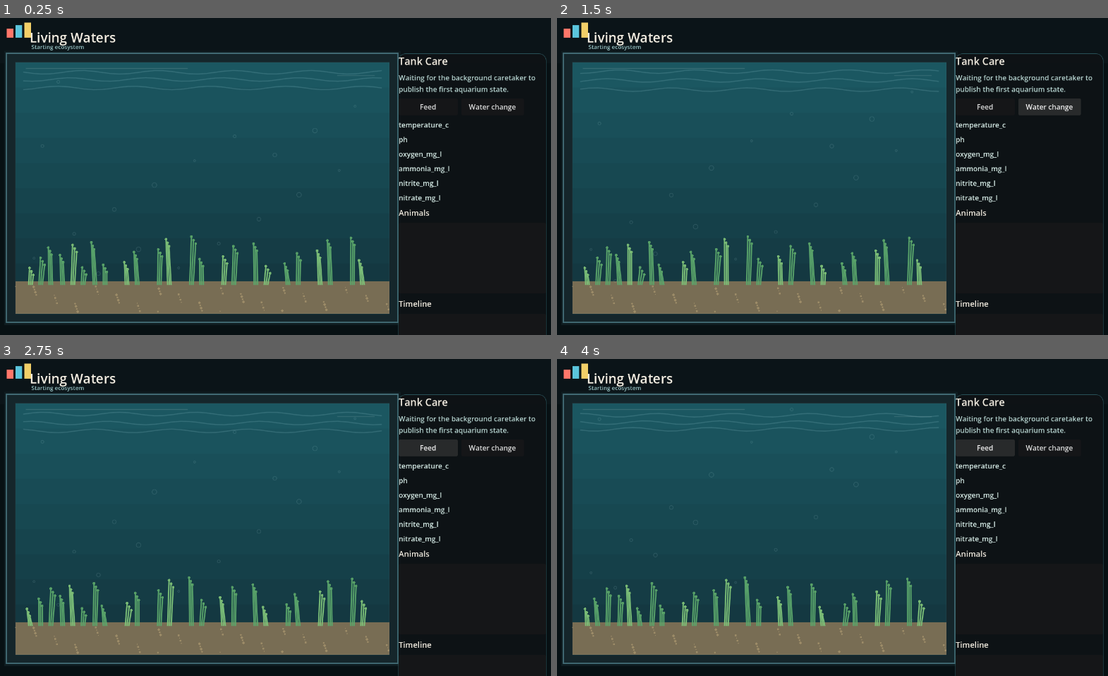
Above: before the commit, frames 1-4 (two rows, left to right).
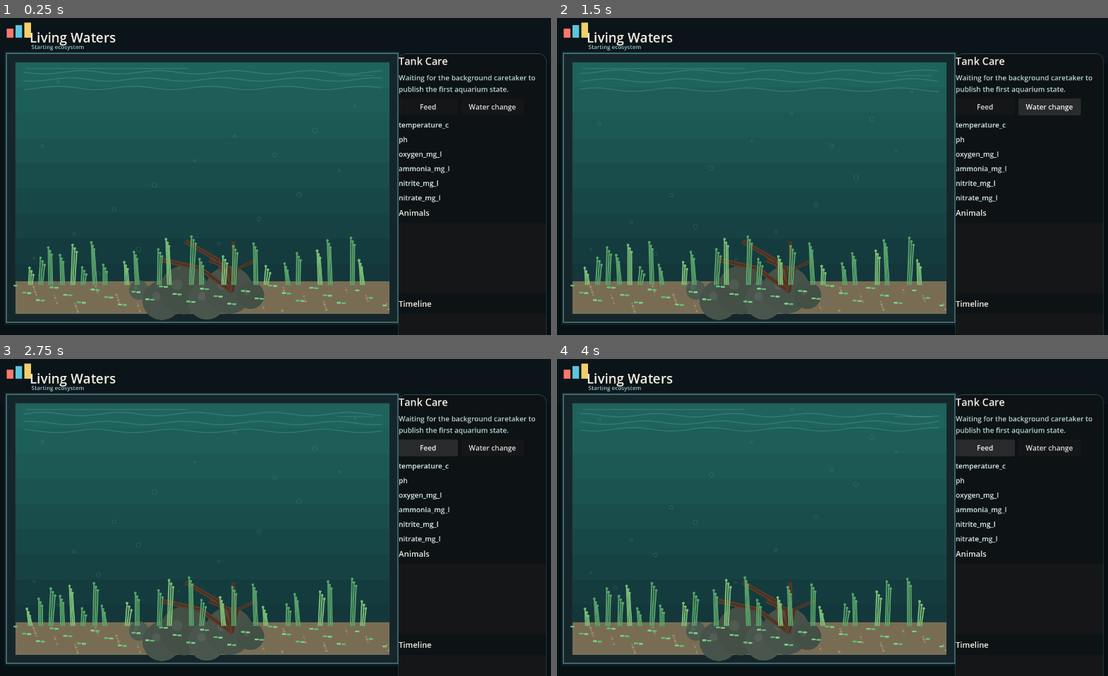
Above: after the commit, the same moments.

Repository: EgeDorukDeveci/living-waters
Game: Godot game, scene res://scenes/main.tscn
Two runs of this game, one before a commit and one after it. Both use one fixed random seed, a clock stepped at 60 frames per second and the inputs below.
Inputs:
- Up to frame 1 (0.25 s): no input
- Up to frame 2 (1.5 s): click "Feed" at 0.5 s; click "Water change" at 1.25 s
- Up to frame 3 (2.75 s): click "Feed" at 2 s
- Up to frame 4 (4 s): click "Water change" at 2.75 s; click "Feed" at 3.5 s

The runs differ from the first frame. In frame 1, 3.2% of the frame differs, in the area x 2-71%, y 69-96%; in frame 2, 3.2%; in frame 3, 3.2%; in frame 4, 3.2%.

Commit message:
Add greenscape aquarium species catalogue

Diff:
--- a/data/species/freshwater_v1.json
+++ b/data/species/freshwater_v1.json
@@ -150,6 +150,134 @@
         "https://www.iucnredlist.org/",
         "https://pmc.ncbi.nlm.nih.gov/articles/PMC10451808/"
       ]
+    },
+    {
+      "id": "harlequin_rasbora",
+      "common_name": "Harlequin rasbora",
+      "scientific_name": "Trigonostigma heteromorpha",
+      "color": "#f08f48",
+      "accent": "#1b1f26",
+      "adult_cm": 5.0,
+      "lifespan_years": 6,
+      "minimum_litres": 54,
+      "minimum_tank_length_cm": 60,
+      "minimum_group": 6,
+      "preferred_group": 10,
+      "social": "schooling",
+      "swim_zone": "middle",
+      "temperature_c": {"ideal": [23, 25], "tolerated": [22, 27]},
+      "ph": {"ideal": [5.8, 7.0], "tolerated": [5.0, 7.2]},
+      "gh_dgh": {"ideal": [5, 12], "tolerated": [2, 15]},
+      "oxygen_min_mg_l": 5.0,
+      "nitrate_warning_mg_l": 20,
+      "bioload": 0.7,
+      "activity": 0.7,
+      "territoriality": 0.04,
+      "fin_nipping": 0.02,
+      "predator_mouth_cm": 0.28,
+      "diet": ["small_invertebrates", "insect_larvae", "prepared_micro_food"],
+      "visual_family": "rasbora",
+      "aquascape_affinity": ["greenscape", "blackwater"],
+      "sources": [
+        "https://www.fishbase.se/summary/Trigonostigma-heteromorpha",
+        "https://www.fishbase.se/Fieldguide/FieldGuideSummary.php?c_code=764&genusname=Trigonostigma&speciesname=heteromorpha"
+      ]
+    },
+    {
+      "id": "fancy_guppy",
+      "common_name": "Fancy guppy",
+      "scientific_name": "Poecilia reticulata",
+      "color": "#50c4df",
+      "accent": "#ffb84d",
+      "adult_cm": 5.5,
+      "lifespan_years": 3,
+      "minimum_litres": 40,
+      "minimum_tank_length_cm": 45,
+      "minimum_group": 3,
+      "preferred_group": 6,
+      "social": "loose_group",
+      "swim_zone": "upper",
+      "temperature_c": {"ideal": [23, 26], "tolerated": [22, 28]},
+      "ph": {"ideal": [7.0, 8.0], "tolerated": [6.8, 8.5]},
+      "gh_dgh": {"ideal": [9, 19], "tolerated": [8, 25]},
+      "oxygen_min_mg_l": 5.0,
+      "nitrate_warning_mg_l": 25,
+      "bioload": 0.62,
+      "activity": 0.78,
+      "territoriality": 0.08,
+      "fin_nipping": 0.08,
+      "predator_mouth_cm": 0.25,
+      "diet": ["zooplankton", "small_insects", "detritus", "prepared_food"],
+      "visual_family": "guppy",
+      "aquascape_affinity": ["greenscape", "community"],
+      "sources": [
+        "https://www.fishbase.se/summary/Poecilia-reticulata",
+        "https://www.fishbase.se/FieldGuide/FieldGuideSummary.php?c_code=404&genusname=Poecilia&speciesname=reticulata"
+      ]
+    },
+    {
+      "id": "honey_gourami",
+      "common_name": "Honey gourami",
+      "scientific_name": "Trichogaster chuna",
+      "color": "#f2b04a",
+      "accent": "#6a3c1d",
+      "adult_cm": 6.0,
+      "lifespan_years": 5,
+      "minimum_litres": 60,
+      "minimum_tank_length_cm": 60,
+      "minimum_group": 2,
+      "preferred_group": 3,
+      "social": "pair_or_small_group",
+      "swim_zone": "upper",
+      "temperature_c": {"ideal": [24, 27], "tolerated": [22, 28]},
+      "ph": {"ideal": [6.4, 7.4], "tolerated": [6.0, 8.0]},
+      "gh_dgh": {"ideal": [5, 14], "tolerated": [3, 19]},
+      "oxygen_min_mg_l": 4.5,
+      "nitrate_warning_mg_l": 20,
+      "bioload": 1.0,
+      "activity": 0.42,
+      "territoriality": 0.35,
+      "fin_nipping": 0.05,
+      "predator_mouth_cm": 0.45,
+      "diet": ["insect_larvae", "small_crustaceans", "prepared_food"],
+      "visual_family": "gourami",
+      "aquascape_affinity": ["greenscape", "floating_plants"],
+      "sources": [
+        "https://www.fishbase.se/summary/trichogaster-chuna.html",
+        "https://www.fishbase.org/summary/11201"
+      ]
+    },
+    {
+      "id": "kuhli_loach",
+      "common_name": "Kuhli loach",
+      "scientific_name": "Pangio kuhlii",
+      "color": "#c7984e",
+      "accent": "#372219",
+      "adult_cm": 10.0,
+      "lifespan_years": 8,
+      "minimum_litres": 75,
+      "minimum_tank_length_cm": 75,
+      "minimum_group": 5,
+      "preferred_group": 8,
+      "social": "shoaling",
+      "swim_zone": "bottom",
+      "temperature_c": {"ideal": [24, 28], "tolerated": [24, 30]},
+      "ph": {"ideal": [5.8, 6.8], "tolerated": [5.5, 7.2]},
+      "gh_dgh": {"ideal": [1, 5], "tolerated": [1, 8]},
+      "oxygen_min_mg_l": 5.0,
+      "nitrate_warning_mg_l": 20,
+      "bioload": 0.85,
+      "activity": 0.5,
+      "territoriality": 0.01,
+      "fin_nipping": 0.0,
+      "predator_mouth_cm": 0.15,
+      "diet": ["worms", "benthic_invertebrates", "sinking_pellet", "detritus"],
+      "visual_family": "loach",
+      "aquascape_affinity": ["greenscape", "leaf_litter", "soft_sand"],
+      "sources": [
+        "https://fishbase.se/summary/12276",
+        "https://www.fishbase.se/Fieldguide/FieldGuideSummary.php?c_code=764&genusname=Pangio&speciesname=kuhlii"
+      ]
     }
   ]
 }
--- a/scripts/Main.gd
+++ b/scripts/Main.gd
@@ -49,6 +49,7 @@
 func _draw() -> void:
 	_draw_room()
 	_draw_aquarium()
+	_draw_hardscape()
 	_draw_plants()
 	_draw_bubbles()
 	_draw_animals()
@@ -284,11 +285,14 @@
 func _draw_aquarium() -> void:
 	var tank := _aquarium_rect()
 	var inner := _tank_inner()
+	var style := _aquascape_style()
 	draw_rect(tank, Color("#15262b"), true)
 	for i in range(10):
 		var ratio := float(i) / 10.0
 		var band := Rect2(inner.position.x, inner.position.y + inner.size.y * ratio, inner.size.x, inner.size.y / 10.0 + 1.0)
-		var color := Color("#12313a").lerp(Color("#1b5963"), 1.0 - ratio)
+		var top_color := Color("#1f665e") if style == "greenscape" else Color("#1b5963")
+		var bottom_color := Color("#102c33") if style == "greenscape" else Color("#12313a")
+		var color := bottom_color.lerp(top_color, 1.0 - ratio)
 		color.a = 0.96
 		draw_rect(band, color, true)
 	var water = state.get("water", {})
@@ -307,6 +311,9 @@
 	draw_rect(tank, Color("#416973"), false, 3.0)
 	draw_rect(inner, Color(1, 1, 1, 0.045), false, 1.0)
 
+func _aquascape_style() -> String:
+	return str(state.get("aquarium", {}).get("aquascape_style", "greenscape"))
+
 func _draw_wave(start: Vector2, width: float, color: Color, phase: float) -> void:
 	var points := PackedVector2Array()
 	for i in range(42):
@@ -315,9 +322,38 @@
 		points.push_back(Vector2(x, y))
 	draw_polyline(points, color, 2.0, true)
 
+func _draw_hardscape() -> void:
+	var inner := _tank_inner()
+	var sand_top := inner.end.y - SAND_HEIGHT
+	var center := inner.position.x + inner.size.x * 0.45
+	var stone_color := Color("#4d5a50")
+	for i in range(8):
+		var radius := 22.0 + float((i * 11) % 34)
+		var x := center + float(i - 3) * 34.0 + sin(i * 2.1) * 18.0
+		var y := sand_top + 20.0 + float(i % 3) * 12.0
+		draw_circle(Vector2(x, y), radius, stone_color.darkened(float(i % 4) * 0.04))
+		draw_circle(Vector2(x - radius * 0.28, y - radius * 0.22), radius * 0.22, Color(1, 1, 1, 0.06))
+	var root := Vector2(inner.position.x + inner.size.x * 0.58, sand_top + 24.0)
+	for branch in range(5):
+		var end := root + Vector2(-160.0 + branch * 54.0, -72.0 - float(branch % 2) * 42.0)
+		var bend := root.lerp(end, 0.46) + Vector2(18.0 * sin(branch), -20.0)
+		var curve := Curve2D.new()
+		curve.add_point(root)
+		curve.add_point(bend)
+		curve.add_point(end)
+		var baked := curve.get_baked_points()
+		if baked.size() > 1:
+			draw_polyline(baked, Color("#5b3d2b"), 10.0 - branch, true)
+			draw_polyline(baked, Color(0.18, 0.10, 0.06, 0.42), 3.0, true)
+
 func _draw_plants() -> void:
 	var inner := _tank_inner()
 	var sand_top := inner.end.y - SAND_HEIGHT
+	for carpet in range(52):
+		var x := inner.position.x + fposmod(carpet * 31.0, inner.size.x)
+		var y := sand_top + 10.0 + fposmod(carpet * 17.0, 46.0)
+		var leaf := Color("#5fbf73") if carpet % 2 == 0 else Color("#7ad089")
+		_draw_leaf(Vector2(x, y), 12.0, 5.0, leaf)
 	for i in range(24):
 		var base_x := inner.position.x + 34.0 + fposmod(i * 73.0, inner.size.x - 68.0)
 		var height := 38.0 + float((i * 29) % 74)
@@ -359,7 +395,8 @@
 		var health := float(animal.get("health", 1.0))
 		var tint := Color(spec.get("color", "#cccccc")).lerp(Color("#d8c8a0"), clamp(stress * 0.35 + (1.0 - health) * 0.4, 0.0, 0.55))
 		var accent := Color(spec.get("accent", "#ffffff"))
-		match str(animal.get("species_id", "")):
+		var visual_family := str(spec.get("visual_family", animal.get("species_id", "")))
+		match visual_family:
 			"cherry_shrimp":
 				_draw_shrimp(pos, facing, tint, accent, visual)
 			"betta_splendens":
@@ -368,6 +405,14 @@
 				_draw_danio(pos, facing, tint, accent, visual)
 			"peppered_cory":
 				_draw_cory(pos, facing, tint, accent, visual)
+			"rasbora":
+				_draw_rasbora(pos, facing, tint, accent, visual)
+			"guppy":
+				_draw_guppy(pos, facing, tint, accent, visual)
+			"gourami":
+				_draw_gourami(pos, facing, tint, accent, visual)
+			"loach":
+				_draw_loach(pos, facing, tint, accent, visual)
 			_:
 				_draw_tetra(pos, facing, tint, accent, visual)
 
@@ -386,6 +431,16 @@
 	draw_circle(eye, max(1.5, height * 0.095), Color("#f7fbf8"))
 	draw_circle(eye + Vector2(0.8 * facing, 0.3), max(0.8, height * 0.045), Color("#10181b"))
 
+func _draw_leaf(pos: Vector2, width: float, height: float, color: Color) -> void:
+	draw_polygon(PackedVector2Array([
+		pos + Vector2(-width * 0.5, 0),
+		pos + Vector2(-width * 0.22, -height * 0.5),
+		pos + Vector2(width * 0.34, -height * 0.36),
+		pos + Vector2(width * 0.5, 0),
+		pos + Vector2(width * 0.2, height * 0.48),
+		pos + Vector2(-width * 0.3, height * 0.36)
+	]), PackedColorArray([color, color.lightened(0.04), color, color.darkened(0.03), color, color.lightened(0.02)]))
+
 func _draw_tetra(pos: Vector2, facing: float, color: Color, accent: Color, visual: Dictionary) -> void:
 	var length := 46.0
 	var height := 17.0
@@ -397,6 +452,54 @@
 	draw_polygon(_fish_points(pos, facing, length, height), PackedColorArray([color, color.lightened(0.06), color, color.darkened(0.05), color, color.lightened(0.04)]))
 	draw_line(pos + Vector2(-16 * facing, -2), pos + Vector2(16 * facing, -2), Color("#8be8ff"), 3.0, true)
 	draw_line(pos + Vector2(-14 * facing, 4), pos + Vector2(6 * facing, 4), accent, 3.0, true)
+	_draw_eye(pos, facing, length, height)
+
+func _draw_rasbora(pos: Vector2, facing: float, color: Color, accent: Color, visual: Dictionary) -> void:
+	var length := 50.0
+	var height := 18.0
+	draw_polygon(PackedVector2Array([
+		pos + Vector2(-length * 0.47 * facing, 0),
+		pos + Vector2(-length * 0.68 * facing, -height * 0.45),
+		pos + Vector2(-length * 0.66 * facing, height * 0.44)
+	]), PackedColorArray([color.darkened(0.12), color.darkened(0.08), color.darkened(0.12)]))
+	draw_polygon(_fish_points(pos, facing, length, height), PackedColorArray([color.darkened(0.04), color, color.lightened(0.1), color.lightened(0.05), color, color.darkened(0.04)]))
+	draw_polygon(PackedVector2Array([
+		pos + Vector2(-10 * facing, -6),
+		pos + Vector2(16 * facing, -3),
+		pos + Vector2(7 * facing, 8),
+		pos + Vector2(-15 * facing, 4)
+	]), PackedColorArray([accent, accent, accent, accent]))
+	_draw_eye(pos, facing, length, height)
+
+func _draw_guppy(pos: Vector2, facing: float, color: Color, accent: Color, visual: Dictionary) -> void:
+	var phase := float(visual.get("phase", 0.0))
+	var length := 43.0
+	var height := 15.0
+	var tail_fan := 16.0 + sin(phase * 2.3) * 2.0
+	draw_polygon(PackedVector2Array([
+		pos + Vector2(-length * 0.36 * facing, 0),
+		pos + Vector2((-length * 0.36 - tail_fan) * facing, -height * 0.95),
+		pos + Vector2((-length * 0.62 - tail_fan * 0.45) * facing, 0),
+		pos + Vector2((-length * 0.36 - tail_fan) * facing, height * 0.95)
+	]), PackedColorArray([accent, accent.lightened(0.16), color.lightened(0.08), accent]))
+	draw_polygon(_fish_points(pos, facing, length, height), PackedColorArray([color, color.lightened(0.12), color.lightened(0.05), color, color.darkened(0.05), color]))
+	draw_circle(pos + Vector2(-3 * facing, -1), 3.0, accent.lightened(0.1))
+	draw_circle(pos + Vector2(7 * facing, 3), 2.0, accent.darkened(0.06))
+	_draw_eye(pos, facing, length, height)
+
+func _draw_gourami(pos: Vector2, facing: float, color: Color, accent: Color, visual: Dictionary) -> void:
+	var phase := float(visual.get("phase", 0.0))
+	var length := 52.0
+	var height := 25.0
+	draw_polygon(PackedVector2Array([
+		pos + Vector2(-length * 0.45 * facing, 0),
+		pos + Vector2(-length * 0.68 * facing, -height * 0.38),
+		pos + Vector2(-length * 0.68 * facing, height * 0.38)
+	]), PackedColorArray([accent, accent.lightened(0.08), accent]))
+	draw_polygon(_fish_points(pos, facing, length, height), PackedColorArray([color.darkened(0.04), color, color.lightened(0.08), color.lightened(0.05), color, color.darkened(0.06)]))
+	draw_arc(pos + Vector2(-3 * facing, -height * 0.12), 17.0, PI * 1.07, PI * 1.88, 20, accent.lightened(0.04), 2.5, true)
+	draw_line(pos + Vector2(5 * facing, height * 0.48), pos + Vector2(9 * facing + sin(phase) * 6.0, height * 1.35), accent, 1.5, true)
+	draw_line(pos + Vector2(10 * facing, height * 0.44), pos + Vector2(18 * facing + cos(phase) * 5.0, height * 1.18), accent, 1.5, true)
 	_draw_eye(pos, facing, length, height)
 
 func _draw_betta(pos: Vector2, facing: float, color: Color, accent: Color, visual: Dictionary) -> void:
@@ -444,6 +547,31 @@
 	draw_line(pos + Vector2(length * 0.38 * facing, 7), pos + Vector2(length * 0.58 * facing, 13), accent, 1.4, true)
 	draw_line(pos + Vector2(length * 0.38 * facing, 8), pos + Vector2(length * 0.58 * facing, 3), accent, 1.4, true)
 	_draw_eye(pos + Vector2(0, 4), facing, length, height)
+
+func _draw_loach(pos: Vector2, facing: float, color: Color, accent: Color, visual: Dictionary) -> void:
+	var phase := float(visual.get("phase", 0.0))
+	var points := PackedVector2Array()
+	var top := PackedVector2Array()
+	var bottom := PackedVector2Array()
+	for i in range(12):
+		var ratio := float(i) / 11.0
+		var x := (-42.0 + ratio * 84.0) * facing
+		var wave := sin(phase * 2.0 + ratio * TAU * 1.4) * 5.5
+		var thickness := 5.5 + sin(ratio * PI) * 5.0
+		top.push_back(pos + Vector2(x, wave - thickness))
+		bottom.push_back(pos + Vector2(x, wave + thickness))
+	points.append_array(top)
+	for i in range(bottom.size() - 1, -1, -1):
+		points.push_back(bottom[i])
+	var colors := PackedColorArray()
+	for i in range(points.size()):
+		colors.push_back(color)
+	draw_polygon(points, colors)
+	for band in range(6):
+		var ratio := float(band) / 5.0
+		var x := (-34.0 + ratio * 68.0) * facing
+		draw_line(pos + Vector2(x, -8), pos + Vector2(x - 4 * facing, 8), accent, 4.0, true)
+	_draw_eye(pos + Vector2(30 * facing, sin(phase) * 2.0), facing, 46.0, 15.0)
 
 func _draw_shrimp(pos: Vector2, facing: float, color: Color, accent: Color, visual: Dictionary) -> void:
 	var phase := float(visual.get("phase", 0.0))
Not shown, changed: README.md
Not shown, changed: background/simulation.py
Not shown, changed: docs/RESEARCH.md
